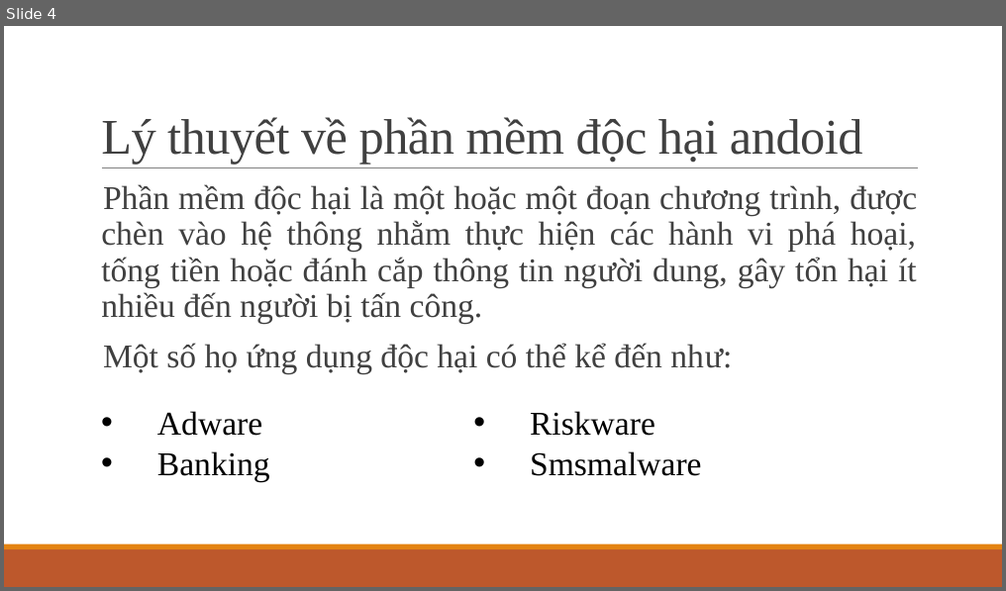
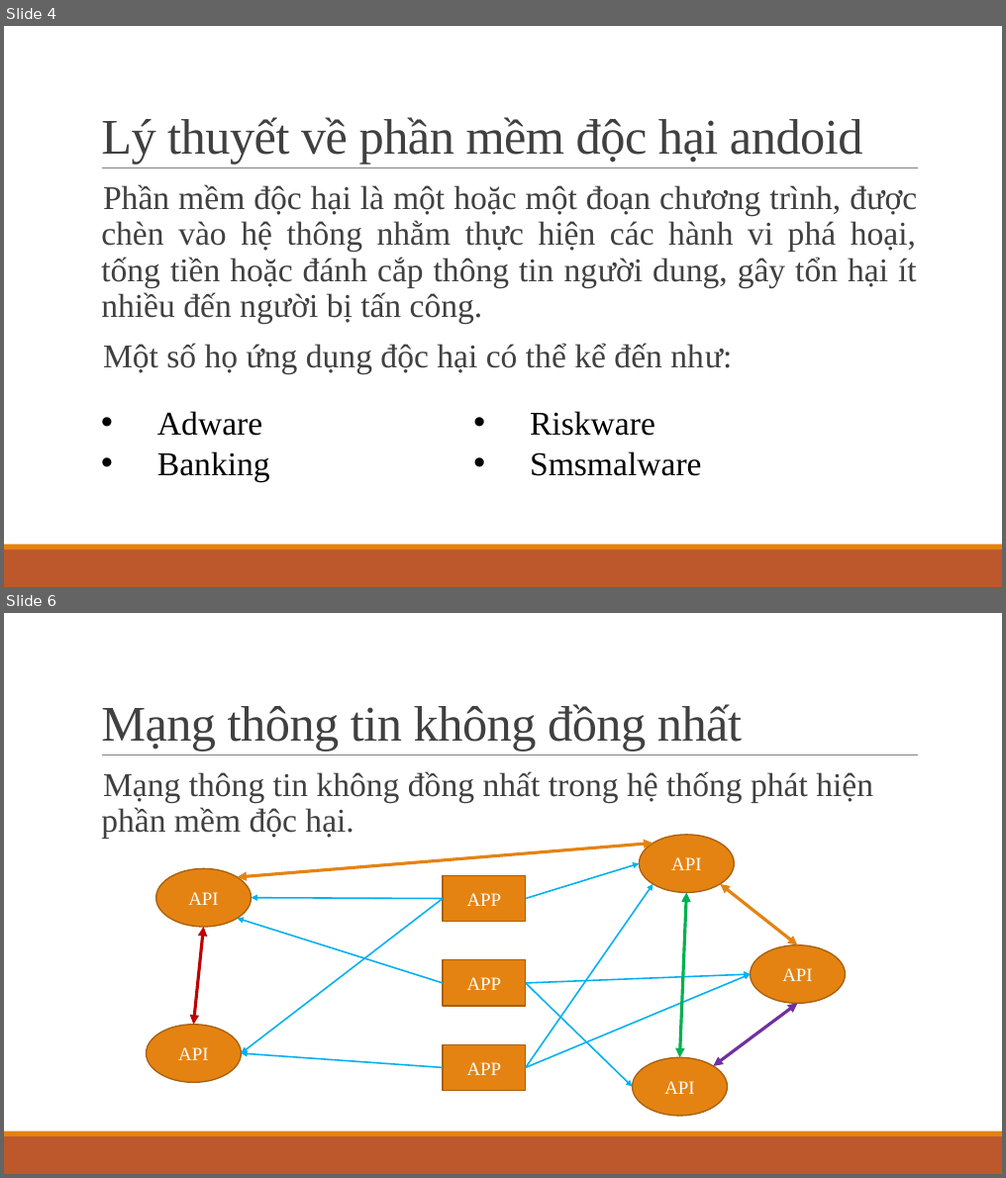
Before and after one commit to KMA-CT3-TTCS/document, a slide deck: Thái-Thị-Thanh-Vân_Nhóm1_v1.0.pptx. Shown one above the other, each under a label of ours: slide 4 before the commit, slides 4 and 6 after it; the slides between them are not shown. The pictures are 1006x591 and 1006x1178 pixels, drawn with LibreOffice and Linux fonts; fonts in the diff are those of the drawing. Boxes give left, top, right and bottom in pixels: in the first picture for what was removed or moved away, otherwise in the second. Text is boxed around its words. In the diff, an @@ line names an element or a change of style, - is before the commit and + after.

```diff
--- a/Thái-Thị-Thanh-Vân_Nhóm1_v1.0.pptx
+++ b/Thái-Thị-Thanh-Vân_Nhóm1_v1.0.pptx
@@ slide 6 added at bbox=[4, 613, 1002, 1174], background #FFFFFF; not listed: 3 template elements that a slide beside it also shows @@
@@ title added at bbox=[101, 704, 742, 752], 48 pt, text #404040 @@
+Mạng thông tin không đồng nhất
@@ text added at bbox=[101, 771, 873, 839], 32 pt, text #404040 @@
+  Mạng thông tin không đồng nhất trong hệ thống phát hiện phần mềm độc hại.
@@ double arrow added from (237, 877) to (653, 843), #E48312 3 pt @@
@@ ellipse added at bbox=[639, 835, 734, 893], fill #E48312, outline #A9610D 1.25 pt, 18 pt, text #FFFFFF @@
+API
@@ ellipse added at bbox=[156, 869, 252, 928], fill #E48312, outline #A9610D 1.25 pt, 18 pt, text #FFFFFF @@
+API
@@ rectangle added at bbox=[443, 875, 526, 922], fill #E48312, outline #A9610D 1.25 pt, 18 pt, text #FFFFFF @@
+APP
@@ arrow added from (526, 899) to (639, 863), #00B0F0 1.5 pt @@
@@ arrow added from (443, 899) to (242, 1054), #00B0F0 1.5 pt @@
@@ arrow added from (443, 899) to (252, 898), #00B0F0 1.5 pt @@
@@ arrow added from (526, 1068) to (653, 884), #00B0F0 1.5 pt @@
@@ double arrow added from (687, 893) to (680, 1058), #00B050 3 pt @@
@@ double arrow added from (721, 884) to (798, 946), #E48312 3 pt @@
@@ double arrow added from (204, 927) to (193, 1025), #C00000 3 pt @@
@@ arrow added from (443, 983) to (237, 919), #00B0F0 1.5 pt @@
@@ rectangle added at bbox=[443, 960, 526, 1006], fill #E48312, outline #A9610D 1.25 pt, 18 pt, text #FFFFFF @@
+APP
@@ ellipse added at bbox=[750, 946, 846, 1004], fill #E48312, outline #A9610D 1.25 pt, 18 pt, text #FFFFFF @@
+API
@@ arrow added from (526, 983) to (632, 1087), #00B0F0 1.5 pt @@
@@ arrow added from (526, 983) to (750, 974), #00B0F0 1.5 pt @@
@@ arrow added from (526, 1068) to (750, 974), #00B0F0 1.5 pt @@
@@ ellipse added at bbox=[147, 1025, 242, 1083], fill #E48312, outline #A9610D 1.25 pt, 18 pt, text #FFFFFF @@
+API
@@ double arrow added from (714, 1066) to (798, 1004), #7030A0 3 pt @@
@@ arrow added from (443, 1068) to (242, 1054), #00B0F0 1.5 pt @@
@@ rectangle added at bbox=[443, 1045, 526, 1090], fill #E48312, outline #A9610D 1.25 pt, 18 pt, text #FFFFFF @@
+APP
@@ ellipse added at bbox=[632, 1058, 727, 1116], fill #E48312, outline #A9610D 1.25 pt, 18 pt, text #FFFFFF @@
+API
```
Also in this commit, not shown: 1 slide changed, 15 other slides added, 6 slides removed, 1 other file.
